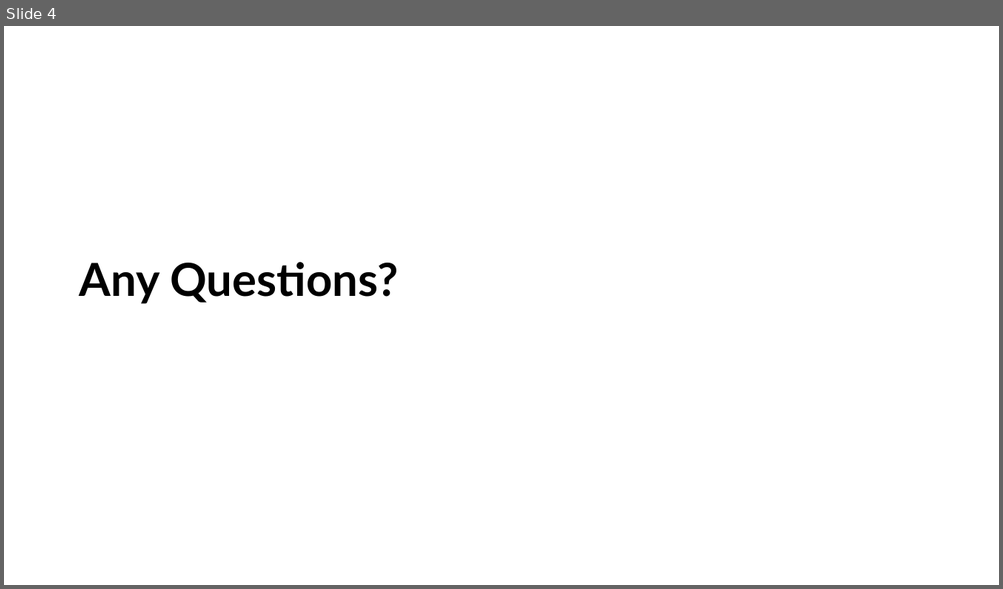
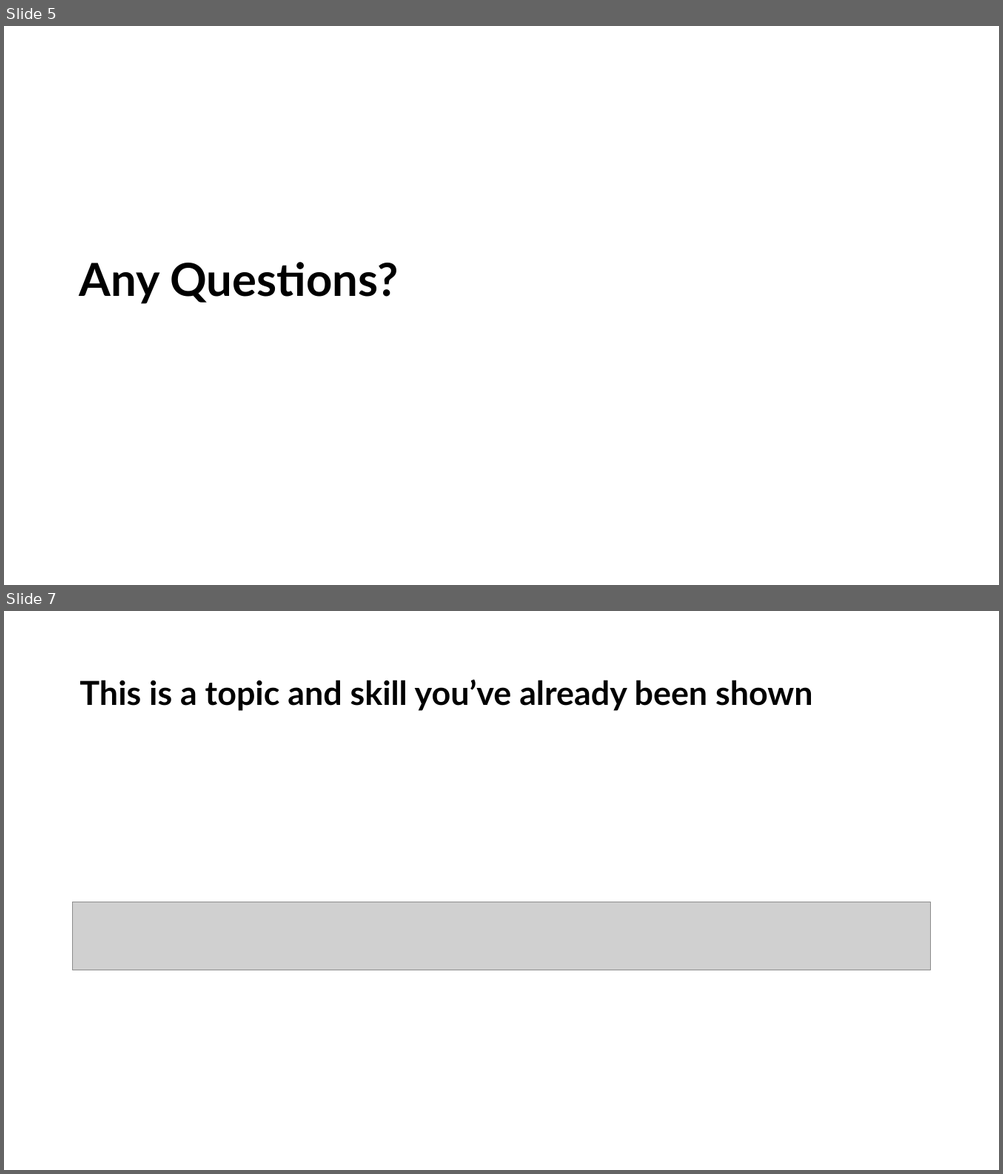
Before and after one commit to LittleMonkeyLab/PS52007Dslides, a slide deck: _site/lectures/Lecture03/Lecture03.pptx. Shown one above the other, each under a label of ours: slide 4 before the commit, slides 5 and 7 after it; the slides between them are not shown. The pictures are 1003x589 and 1003x1174 pixels, drawn with LibreOffice and Linux fonts; fonts in the diff are those of the drawing; grey boxes stand for pictures; background and template pictures are left out. Boxes give left, top, right and bottom in pixels: in the first picture for what was removed or moved away, otherwise in the second. Text is boxed around its words. In the diff, an @@ line names an element or a change of style, - is before the commit and + after.

```diff
--- a/_site/lectures/Lecture03/Lecture03.pptx
+++ b/_site/lectures/Lecture03/Lecture03.pptx
@@ slide 7 added at (4,611,999,1170), background #FFFFFF @@
@@ title added at (79,679,813,711), 32 pt, text #000000, bold @@
+This is a topic and skill you’ve already been shown
@@ picture added at (73,902,930,971) @@
@@ what was slide 4 is now slide 5 @@
```
Also in this commit, not shown: 2 slides changed, 22 other slides added, 1 slide removed, 47 other files.
